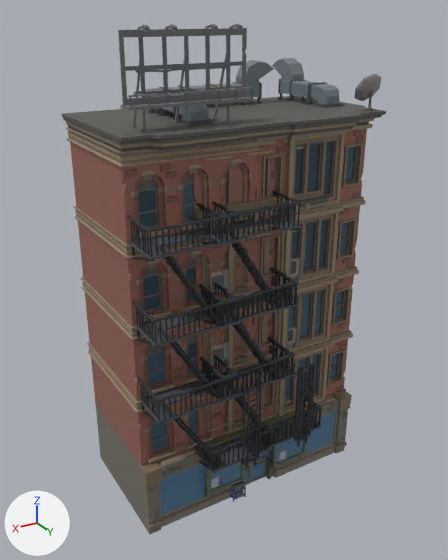
An edit to the glTF model sets/buildings/gltf-exports/buildings.glb, drawn before and after from the same camera.
Rendered twice from a 50 mm lens placed at (12.1, 20.5, 18.9), pointed at (0.3, 0.7, 9.0). Arrows for +X, +Y and +Z are at lower left; the lights stay in place. Vertices at the same position are counted once.

Names of what the first picture shows: 'building_02', 'building_03', 'building_04', 'building_5'.
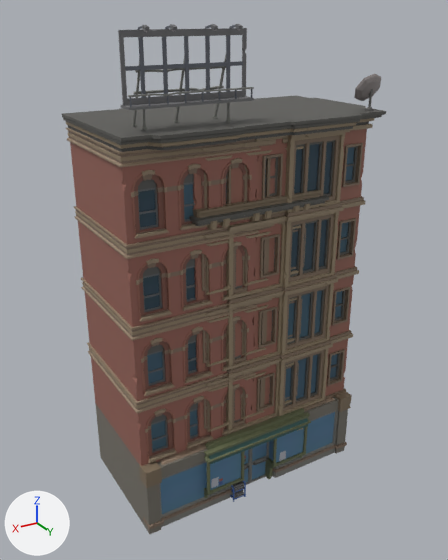
Pixel boxes [x1, y1, x2, y2] of what changed, in the pictures (448 x 560 px):
'building_02', reshaped (10% shorter)
    before: [120, 60, 325, 482]
    after: [120, 101, 325, 482]
'building_5', reshaped
    before: [191, 190, 329, 447]
    after: [191, 190, 329, 436]
part 1 of me_building_02, deleted
    before: [145, 60, 321, 446]
part 2 of me_building_03, deleted (black)
    before: [125, 58, 365, 518]
part 3 of me_building_03, cut back
    before: [120, 140, 269, 527]
    after: [120, 140, 261, 527]
part 4 of me_building_5, deleted (black)
    before: [200, 249, 323, 447]

Edits to the bpy script that builds the scene:
```text
Change me_building_02:
    used by ob_building_02; location = (0.0, 0.0, 0.0)
    remove me_building_02.from_pydata(...)  # 3870 vertices, 6154 faces; spans x -3.2..3.2, y -2.6..4.3, z 0.0..17.1
    add me_building_02.from_pydata(...)  # 1039 vertices, 1992 faces; spans x -2.7..3.2, y -2.6..3.3, z 0.0..15.5
    me_building_02 part 1: 251 loose pieces with 2819 vertices, spanning x -3.2..2.5, y -1.9..4.3, z 2.5..17.1, are deleted
Change me_building_03:
    used by ob_building_03; location = (0.0, 0.0, 0.0)
    remove me_building_03.from_pydata(...)  # 6837 vertices, 11426 faces; spans x -5.7..5.2, y -2.6..4.4, z 0.0..18.6
    add me_building_03.from_pydata(...)  # 3849 vertices, 7140 faces; spans x -5.7..5.2, y -2.5..3.4, z 0.0..18.6
    me_building_03 part 2: 266 loose pieces with 2936 vertices, spanning x -4.9..5.1, y -2.6..4.4, z 0.5..17.1, are deleted
    me_building_03 part 3
    52 vertices are removed from x -0.4..5.0, y 2.7..3.1, z 0.5..14.8
    153 faces are deleted
    7 vertices move within x 0.0..1.7, y 2.7, z 5.5..14.8
    87 new faces join them
Change me_building_5:
    used by ob_building_5; location = (0.0, 0.0, 0.0)
    remove me_building_5.from_pydata(...)  # 6781 vertices, 10683 faces; spans x -4.31..2.64, y -2.64..4.31, z 0.0..13.56
    add me_building_5.from_pydata(...)  # 2769 vertices, 4787 faces; spans x -3.0..2.64, y -2.64..3.0, z 0.0..13.56
    me_building_5 part 4: 346 loose pieces with 4012 vertices, spanning x -4.31..2.39, y -2.41..4.31, z 2.47..11.19, are deleted
```
